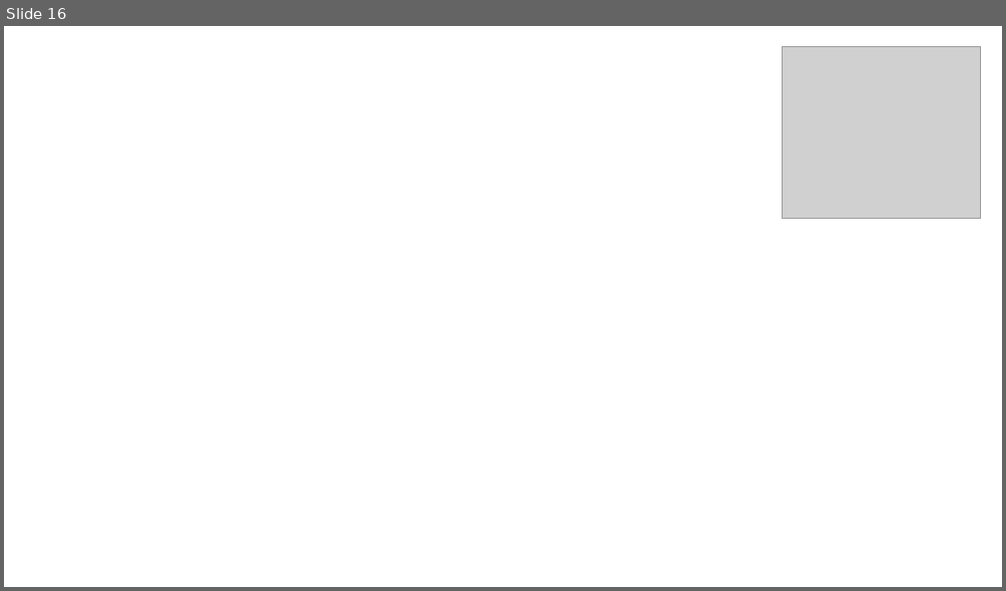
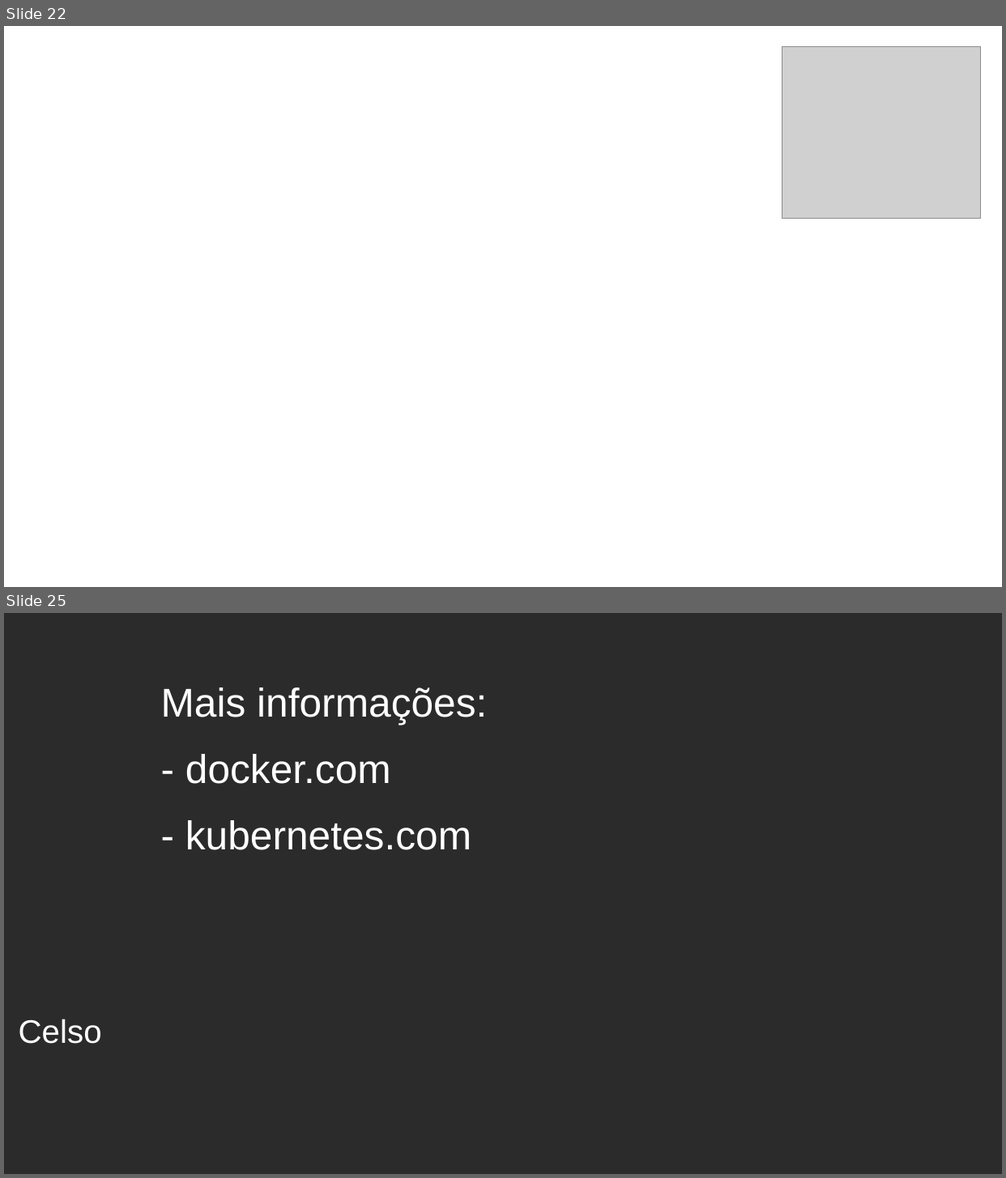
Before and after one commit to celsonery/kubernetes-docs, a slide deck: apresentacao/apresentacao.odp. Shown one above the other, each under a label of ours: slide 16 before the commit, slides 22 and 25 after it; the slides between them are not shown. The pictures are 1006x591 and 1006x1178 pixels, drawn with LibreOffice and Linux fonts; fonts in the diff are those of the drawing; grey boxes stand for pictures; background and template pictures are left out; a plain dark background stands for a picture behind light text. Boxes give left, top, right and bottom in pixels: in the first picture for what was removed or moved away, otherwise in the second. Text is boxed around its words. In the diff, an @@ line names an element or a change of style, - is before the commit and + after.

```diff
--- a/apresentacao/apresentacao.odp
+++ b/apresentacao/apresentacao.odp
@@ slide 25 added at (4,613,1002,1174), background picture (left out) @@
@@ text added at (161,688,487,850), 32 pt, text #FFFFFF @@
+Mais informações:
+- docker.com
+- kubernetes.com
@@ title added at (19,1019,102,1044), 26 pt, text #FFFFFF @@
+Celso
@@ what was slide 16 is now slide 22 @@
```
Also in this commit, not shown: 4 slides changed, 10 other slides added, 2 slides removed, 2 other files.
